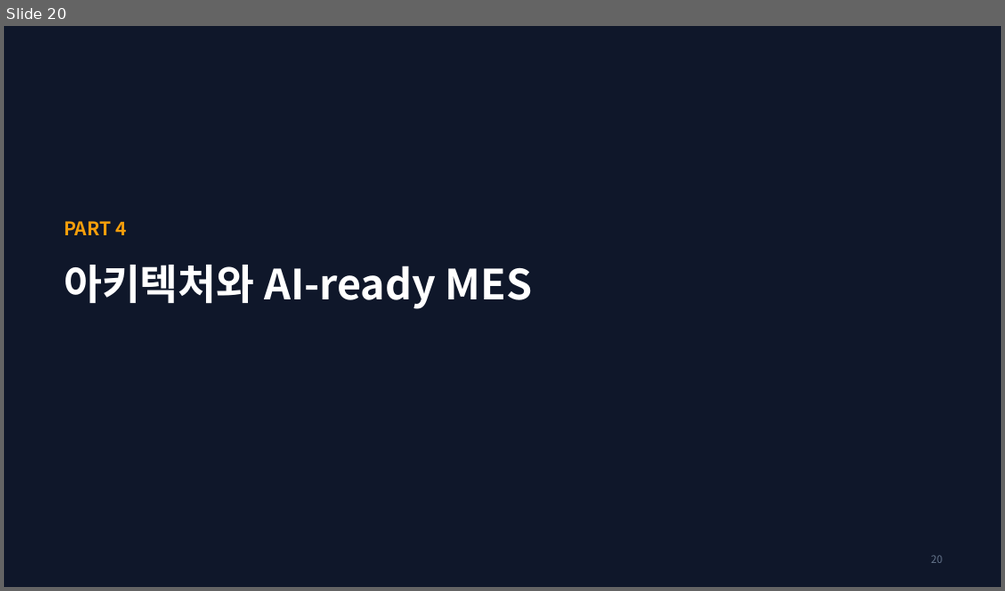
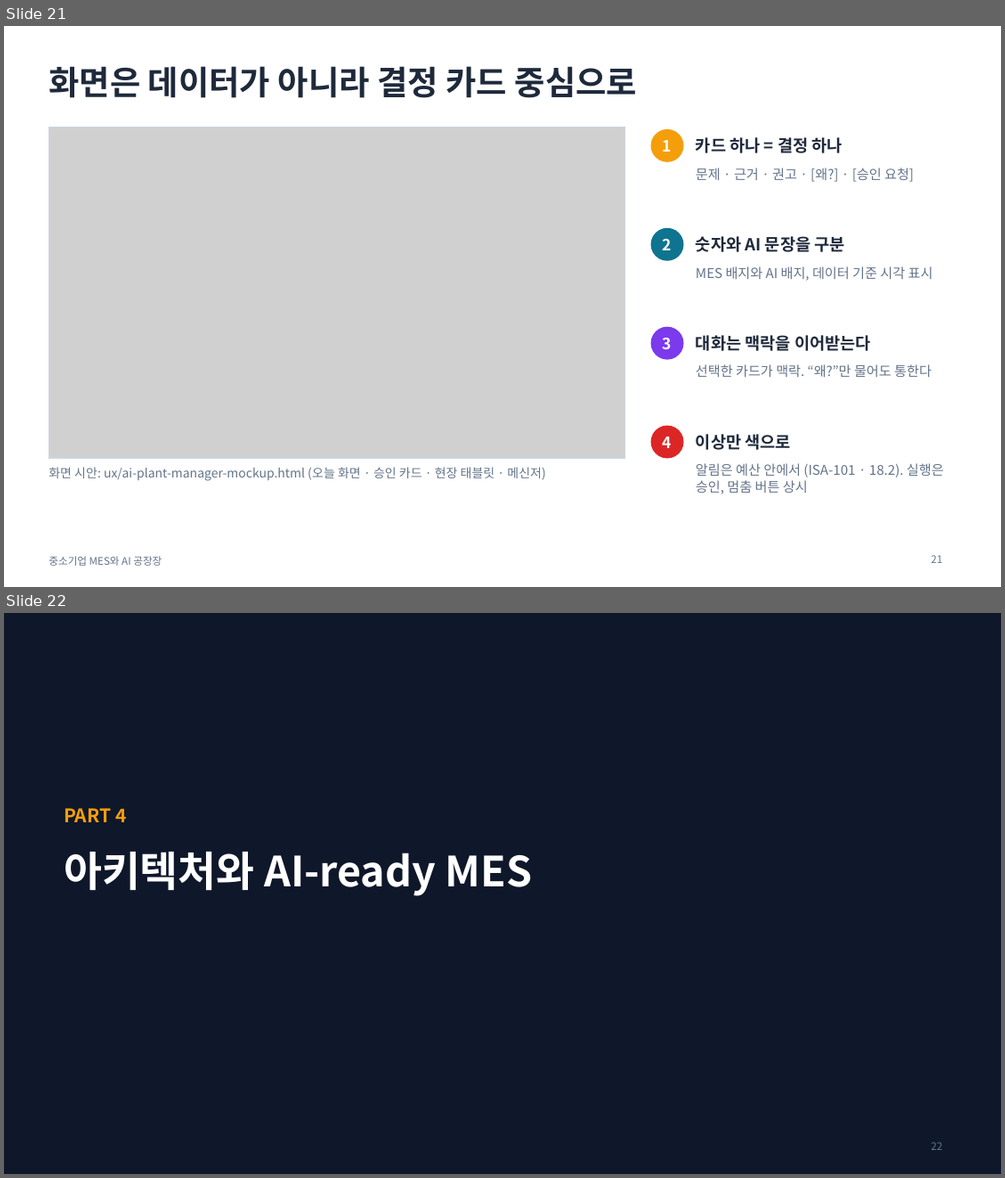
Before and after one commit to lucky-sugar-park/tech-review, a slide deck: lecture/mes-ai-plant-manager.pptx. Shown one above the other, each under a label of ours: slide 20 before the commit, slides 21 and 22 after it. The pictures are 1005x591 and 1005x1178 pixels, drawn with LibreOffice and Linux fonts; fonts in the diff are those of the drawing; grey boxes stand for pictures. Boxes give left, top, right and bottom in pixels: in the first picture for what was removed or moved away, otherwise in the second. Text is boxed around its words. In the diff, an @@ line names an element or a change of style, - is before the commit and + after.

```diff
--- a/lecture/mes-ai-plant-manager.pptx
+++ b/lecture/mes-ai-plant-manager.pptx
@@ slide 21 added at [4,26,1001,587], background #FFFFFF @@
@@ title added at [48,66,637,98], 32 pt, text #1E293B, bold @@
+화면은 데이터가 아니라 결정 카드 중심으로
@@ picture added at [48,127,624,458] @@
@@ rectangle added at [48,127,624,458], outline #CBD5E1 1 pt @@
@@ ellipse added at [651,129,684,162], fill #F59E0B @@
@@ text added at [663,140,672,151], 15 pt, text #FFFFFF, bold @@
+1
@@ text added at [696,137,842,153], 16 pt, text #1E293B, bold @@
+카드 하나 = 결정 하나
@@ text added at [696,168,914,182], 13 pt, text #64748B @@
+문제 · 근거 · 권고 · [왜?] · [승인 요청]
@@ ellipse added at [651,228,684,261], fill #0E7490 @@
@@ text added at [663,239,672,250], 15 pt, text #FFFFFF, bold @@
+2
@@ text added at [696,236,845,252], 16 pt, text #1E293B, bold @@
+숫자와 AI 문장을 구분
@@ text added at [696,266,933,281], 13 pt, text #64748B @@
+MES 배지와 AI 배지, 데이터 기준 시각 표시
@@ ellipse added at [651,327,684,360], fill #7C3AED @@
@@ text added at [663,338,672,349], 15 pt, text #FFFFFF, bold @@
+3
@@ text added at [696,335,871,351], 16 pt, text #1E293B, bold @@
+대화는 맥락을 이어받는다
@@ text added at [696,364,931,377], 13 pt, text #64748B @@
+선택한 카드가 맥락. “왜?”만 물어도 통한다
@@ ellipse added at [651,426,684,459], fill #DC2626 @@
@@ text added at [663,436,672,448], 15 pt, text #FFFFFF, bold @@
+4
@@ text added at [696,434,791,450], 16 pt, text #1E293B, bold @@
+이상만 색으로
@@ text added at [48,467,545,481], 12 pt, text #64748B @@
+화면 시안: ux/ai-plant-manager-mockup.html (오늘 화면 · 승인 카드 · 현장 태블릿 · 메신저)
@@ text added at [696,463,944,494], 13 pt, text #64748B @@
+알림은 예산 안에서 (ISA-101 · 18.2). 실행은 승인, 멈춤 버튼 상시
@@ text added at [48,556,162,565], 10 pt, text #64748B @@
+중소기업 MES와 AI 공장장
@@ page number added at [930,555,942,563], 10 pt, text #64748B @@
+21
@@ what was slide 20 is now slide 22 @@
@@ page number at [930,1142,942,1150]: text changed @@
-20
+22
```
Also in this commit, not shown: 1 other slide added, 4 other files.
